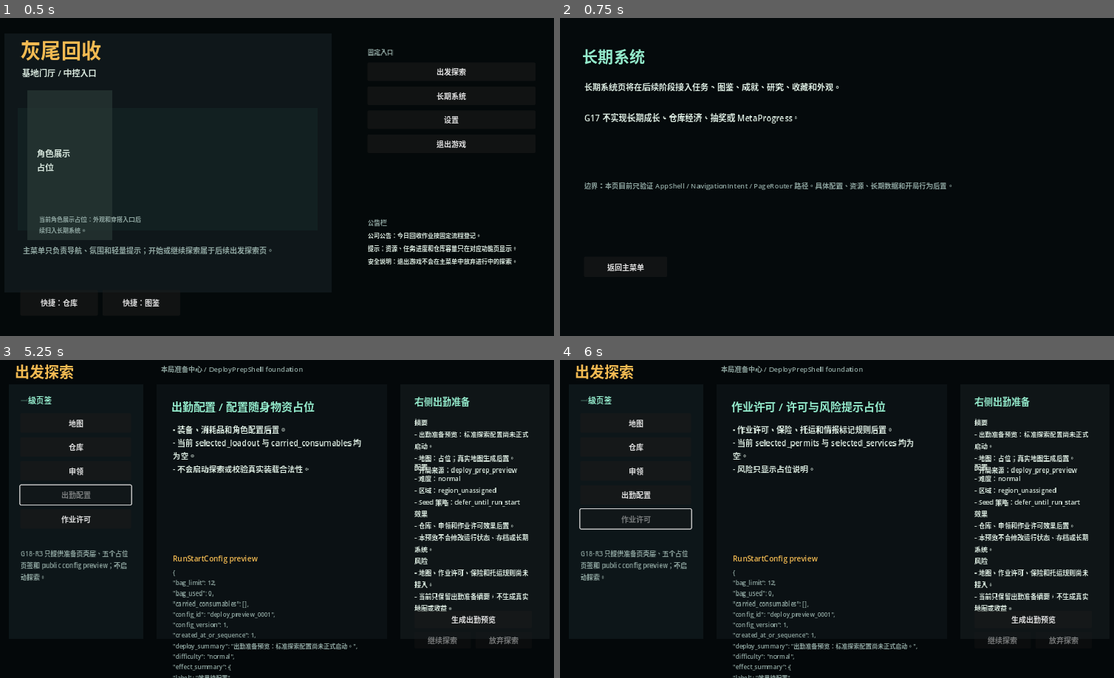
Above: before the commit, frames 1-4 (two rows, left to right).
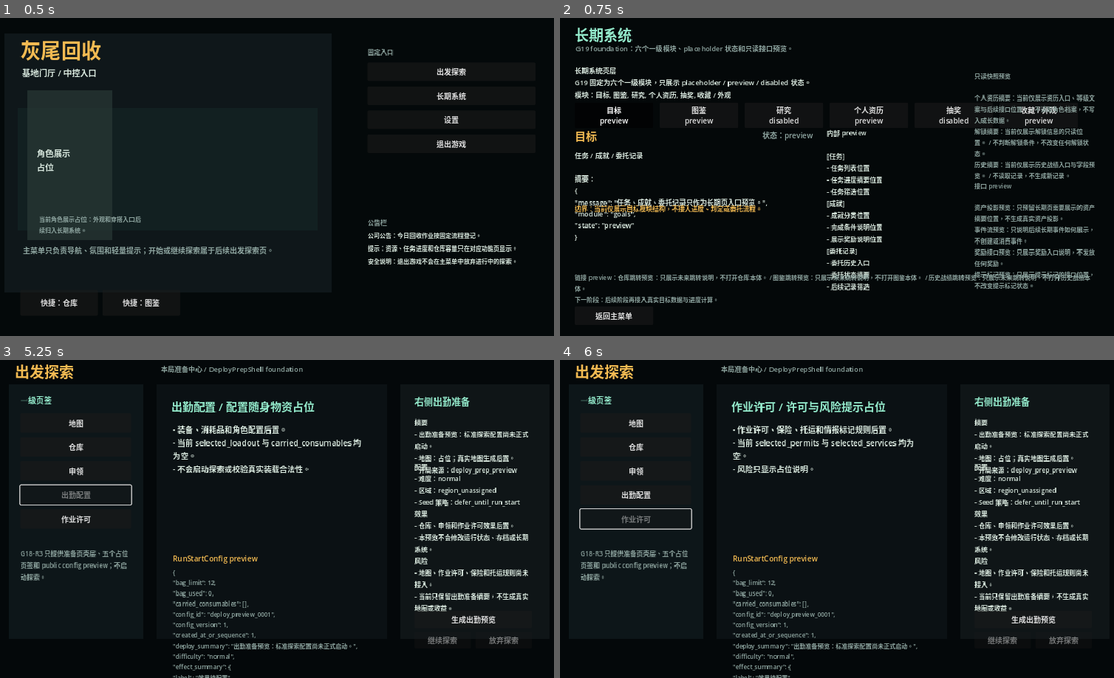
Above: after the commit, the same moments.

Repository: yanoutrageous/Game1
Game: Godot game, scene res://scenes/main/main.tscn
Two runs of this game, one before a commit and one after it. Both use one fixed random seed, a clock stepped at 60 frames per second and the inputs below.
Inputs:
- Up to frame 1 (0.5 s): no input
- Up to frame 2 (0.75 s): click "长期系统" at 0.5 s
- Up to frame 3 (5.25 s): click "返回主菜单" at 1.25 s; click "出发探索" at 2 s; click "地图" at 2.75 s; click "仓库" at 3.5 s; click "申领" at 4.25 s; click "出勤配置" at 5 s
- Up to frame 4 (6 s): click "作业许可" at 5.75 s

Frame 1 is identical in both runs. In frame 2, 12% of the frame differs, in the area x 2-97%, y 3-96%; in frame 3, less than 0.1%; in frame 4, less than 0.1%.

Commit message:
feat(godot): add long term shell foundation

Diff:
--- a/Godot/GraytailGodot/scripts/ui/app_shell/app_shell.gd
+++ b/Godot/GraytailGodot/scripts/ui/app_shell/app_shell.gd
@@ -5,6 +5,7 @@
 const PageRouterScript := preload("res://scripts/ui/app_shell/page_router.gd")
 const MainMenuShellScript := preload("res://scripts/ui/main_menu/main_menu_shell.gd")
 const DeployPrepShellScript := preload("res://scripts/ui/deploy_prep/deploy_prep_shell.gd")
+const LongTermShellScript := preload("res://scripts/ui/long_term/long_term_shell.gd")
 
 signal host_route_requested(intent: Dictionary)
 
@@ -22,11 +23,7 @@
 	set_anchors_preset(Control.PRESET_FULL_RECT)
 	_build_main_menu()
 	_build_deploy_prep()
-	long_term_page = _build_placeholder_page(
-		"LongTermPlaceholderPage",
-		"长期系统",
-		"长期系统页将在后续阶段接入任务、图鉴、成就、研究、收藏和外观。\n\nG17 不实现长期成长、仓库经济、抽奖或 MetaProgress。"
-	)
+	_build_long_term()
 	settings_page = _build_placeholder_page(
 		"SettingsPlaceholderPage",
 		"设置",
@@ -40,6 +37,8 @@
 	current_snapshot = snapshot.duplicate(true)
 	if deploy_page != null and deploy_page.has_method("apply_snapshot"):
 		deploy_page.call("apply_snapshot", current_snapshot)
+	if long_term_page != null and long_term_page.has_method("apply_snapshot"):
+		long_term_page.call("apply_snapshot", current_snapshot)
 	_refresh_exit_confirm_text()
 
 
@@ -57,6 +56,8 @@
 
 func show_long_term(_entry_id: StringName = &"overview") -> void:
 	_set_page_visible(long_term_page)
+	if long_term_page != null and long_term_page.has_method("show_module"):
+		long_term_page.call("show_module", _entry_id)
 	_hide_exit_confirm()
 
 
@@ -98,6 +99,13 @@
 	deploy_page.call("build")
 	if deploy_page.has_signal("deploy_start_intent_requested"):
 		deploy_page.connect("deploy_start_intent_requested", _on_deploy_start_intent_requested)
+
+
+func _build_long_term() -> void:
+	long_term_page = LongTermShellScript.new() as Control
+	long_term_page.name = "LongTermShell"
+	add_child(long_term_page)
+	long_term_page.call("build")
 
 
 func _build_placeholder_page(page_name: String, title: String, body: String) -> Control:
@@ -154,9 +162,9 @@
 		PageRouterScript.PAGE_DEPLOY_PLACEHOLDER:
 			var deploy_payload := NavigationIntentScript.payload(intent)
 			show_deploy(StringName(deploy_payload.get("tab", &"overview")))
-		PageRouterScript.PAGE_LONG_TERM_PLACEHOLDER:
+		PageRouterScript.PAGE_LONG_TERM:
 			var long_term_payload := NavigationIntentScript.payload(intent)
-			show_long_term(StringName(long_term_payload.get("entry_id", &"overview")))
+			show_long_term(StringName(long_term_payload.get("module_id", long_term_payload.get("entry_id", &"goals"))))
 		PageRouterScript.PAGE_SETTINGS_PLACEHOLDER:
 			show_settings()
 		PageRouterScript.PAGE_EXIT_CONFIRM:
--- a/Godot/GraytailGodot/scripts/ui/app_shell/navigation_intent.gd
+++ b/Godot/GraytailGodot/scripts/ui/app_shell/navigation_intent.gd
@@ -46,6 +46,19 @@
 	return make(TARGET_DEPLOY, source, deploy_payload)
 
 
+static func make_long_term(source: StringName = &"unknown", module_id: StringName = &"goals", payload: Dictionary = {}) -> Dictionary:
+	var long_term_payload := {
+		"module_id": module_id,
+		"entry_id": module_id,
+		"source_page": StringName(payload.get("source_page", source)),
+		"preview_only": bool(payload.get("preview_only", true)),
+	}
+	for key in payload.keys():
+		if not long_term_payload.has(key):
+			long_term_payload[key] = payload[key]
+	return make(TARGET_LONG_TERM, source, long_term_payload)
+
+
 static func target(intent: Dictionary) -> StringName:
 	return StringName(intent.get("target", TARGET_MAIN_MENU))
 
--- a/Godot/GraytailGodot/scripts/ui/app_shell/page_router.gd
+++ b/Godot/GraytailGodot/scripts/ui/app_shell/page_router.gd
@@ -6,7 +6,8 @@
 const PAGE_MAIN_MENU := &"main_menu"
 const PAGE_DEPLOY_PREP := &"deploy_prep"
 const PAGE_DEPLOY_PLACEHOLDER := PAGE_DEPLOY_PREP
-const PAGE_LONG_TERM_PLACEHOLDER := &"long_term_placeholder"
+const PAGE_LONG_TERM := &"long_term"
+const PAGE_LONG_TERM_PLACEHOLDER := PAGE_LONG_TERM
 const PAGE_SETTINGS_PLACEHOLDER := &"settings_placeholder"
 const PAGE_EXIT_CONFIRM := &"exit_confirm"
 const PAGE_RUN := &"run"
@@ -18,7 +19,7 @@
 		NavigationIntentScript.TARGET_DEPLOY:
 			return _route(PAGE_DEPLOY_PREP, intent)
 		NavigationIntentScript.TARGET_LONG_TERM:
-			return _route(PAGE_LONG_TERM_PLACEHOLDER, intent)
+			return _route(PAGE_LONG_TERM, intent)
 		NavigationIntentScript.TARGET_SETTINGS:
 			return _route(PAGE_SETTINGS_PLACEHOLDER, intent)
 		NavigationIntentScript.TARGET_EXIT:
--- /dev/null
+++ b/Godot/GraytailGodot/scripts/ui/long_term/long_term_model.gd
@@ -0,0 +1,62 @@
+extends RefCounted
+class_name LongTermModel
+
+const LongTermSnapshotScript := preload("res://scripts/ui/long_term/long_term_snapshot.gd")
+const LongTermTabModelScript := preload("res://scripts/ui/long_term/long_term_tab_model.gd")
+
+
+static func build(selected_module_id: StringName = &"goals", source: StringName = &"long_term_shell") -> Dictionary:
+	var modules: Array = LongTermTabModelScript.build_modules()
+	var safe_module_id := selected_module_id
+	if safe_module_id == &"":
+		safe_module_id = LongTermTabModelScript.default_module_id()
+	var current_module: Dictionary = LongTermTabModelScript.find_module(modules, safe_module_id)
+	var module_summaries: Dictionary = LongTermTabModelScript.module_summaries(modules)
+	var snapshot: Dictionary = LongTermSnapshotScript.default_snapshot(module_summaries, source)
+	return {
+		"selected_module_id": StringName(current_module.get("id", LongTermTabModelScript.default_module_id())),
+		"overview_summary": _overview_summary(modules),
+		"modules": modules.duplicate(true),
+		"current_module": current_module.duplicate(true),
+		"placeholder_panel": _placeholder_panel(current_module),
+		"snapshot_preview": snapshot.duplicate(true),
+		"disabled_reason": String(current_module.get("reason", "")) if StringName(current_module.get("state", &"")) == LongTermTabModelScript.STATE_DISABLED else "",
+		"next_stage_notes": _next_stage_notes(modules),
+	}
+
+
+static func _overview_summary(modules: Array) -> Dictionary:
+	return {
+		"title": "长期系统壳层",
+		"state": "foundation",
+		"module_count": modules.size(),
+		"message": "G19 固定为六个一级模块，只展示 placeholder / preview / disabled 状态。",
+		"modules": [
+			"目标",
+			"图鉴",
+			"研究",
+			"个人资历",
+			"抽奖",
+			"收藏 / 外观",
+		],
+	}
+
+
+static func _placeholder_panel(module: Dictionary) -> Dictionary:
+	return {
+		"title": module.get("title", ""),
+		"state": module.get("state", &"preview"),
+		"description": module.get("description", ""),
+		"reason": module.get("reason", ""),
+		"summary": (module.get("summary", {}) as Dictionary).duplicate(true),
+		"child_preview_groups": (module.get("child_preview_groups", []) as Array).duplicate(true),
+		"link_preview": (module.get("link_preview", {}) as Dictionary).duplicate(true),
+		"next_stage_note": module.get("next_stage_note", ""),
+	}
+
+
+static func _next_stage_notes(modules: Array) -> Array:
+	var notes := []
+	for module: Dictionary in modules:
+		notes.append("%s：%s" % [String(module.get("title", "")), String(module.get("next_stage_note", ""))])
+	return notes
--- /dev/null
+++ b/Godot/GraytailGodot/scripts/ui/long_term/long_term_shell.gd
@@ -0,0 +1,204 @@
+extends Control
+class_name LongTermShell
+
+const LongTermModelScript := preload("res://scripts/ui/long_term/long_term_model.gd")
+const LongTermTabModelScript := preload("res://scripts/ui/long_term/long_term_tab_model.gd")
+
+var current_model: Dictionary = {}
+var selected_module_id: StringName = &"goals"
+var tab_buttons: Dictionary = {}
+var overview_label: Label
+var module_title_label: Label
+var module_state_label: Label
+var module_body_label: Label
+var module_reason_label: Label
+var child_preview_label: Label
+var snapshot_label: Label
+var interface_preview_label: Label
+var next_stage_label: Label
+
+
+func build(model: Dictionary = {}) -> void:
+	_clear_children()
+	set_anchors_preset(Control.PRESET_FULL_RECT)
+	current_model = model.duplicate(true) if not model.is_empty() else LongTermModelScript.build(selected_module_id)
+	selected_module_id = StringName(current_model.get("selected_module_id", selected_module_id))
+	_build_static_layout()
+	_refresh_from_model()
+
+
+func apply_snapshot(_snapshot: Dictionary) -> void:
+	current_model = LongTermModelScript.build(selected_module_id, &"app_shell_snapshot_preview")
+	_refresh_from_model()
+
+
+func show_module(module_id: StringName = &"goals") -> void:
+	selected_module_id = module_id
+	if selected_module_id == &"":
+		selected_module_id = LongTermTabModelScript.default_module_id()
+	current_model = LongTermModelScript.build(selected_module_id)
+	_refresh_from_model()
+
+
+func get_selected_module_id() -> StringName:
+	return selected_module_id
+
+
+func _build_static_layout() -> void:
+	_add_color_rect(self, "LongTermBackdrop", Rect2(0, 0, 1280, 720), Color(0.018, 0.032, 0.038, 1.0))
+	_add_label(self, "LongTermTitle", Rect2(64, 42, 520, 42), "长期系统", 31, PresentationTheme.color_for_key(&"ui.accent"))
+	_add_label(self, "LongTermSubtitle", Rect2(66, 84, 760, 42), "G19 foundation：六个一级模块、placeholder 状态和只读接口预览。", 15, PresentationTheme.color_for_key(&"ui.muted"))
+	overview_label = _add_label(self, "LongTermOverview", Rect2(64, 132, 1120, 72), "", 15, PresentationTheme.text_color())
+	_build_tab_buttons()
+	module_title_label = _add_label(self, "LongTermModuleTitle", Rect2(64, 268, 400, 34), "", 24, PresentationTheme.color_for_key(&"ui.warning"))
+	module_state_label = _add_label(self, "LongTermModuleState", Rect2(470, 272, 260, 28), "", 16, PresentationTheme.color_for_key(&"ui.muted"))
+	module_body_label = _add_label(self, "LongTermModuleBody", Rect2(64, 316, 500, 112), "", 15, PresentationTheme.text_color())
+	module_reason_label = _add_label(self, "LongTermModuleReason", Rect2(64, 432, 500, 62), "", 14, PresentationTheme.color_for_key(&"ui.warning"))
+	child_preview_label = _add_label(self, "LongTermChildPreview", Rect2(610, 268, 290, 294), "", 14, PresentationTheme.text_color())
+	snapshot_label = _add_label(self, "LongTermSnapshotPreview", Rect2(930, 146, 270, 220), "", 13, PresentationTheme.color_for_key(&"ui.muted"))
+	interface_preview_label = _add_label(self, "LongTermInterfacePreview", Rect2(930, 384, 270, 162), "", 13, PresentationTheme.color_for_key(&"ui.muted"))
+	next_stage_label = _add_label(self, "LongTermNextStage", Rect2(64, 582, 1136, 72), "", 13, PresentationTheme.color_for_key(&"ui.muted"))
+	_add_button(self, "LongTermBackButton", Rect2(64, 656, 170, 40), "返回主菜单", Callable(self, "_request_back_to_main"))
+
+
+func _build_tab_buttons() -> void:
+	tab_buttons.clear()
+	var modules: Array = current_model.get("modules", [])
+	var index := 0
+	for module: Dictionary in modules:
+		var module_id := StringName(module.get("id", &""))
+		var title := String(module.get("title", ""))
+		var state := String(module.get("state", "preview"))
+		var button := _add_button(self, "LongTermTab_%s" % String(module_id), Rect2(64 + index * 184, 214, 170, 42), "%s\n%s" % [title, state], Callable(self, "_on_module_tab_pressed").bind(module_id))
+		button.toggle_mode = true
+		tab_buttons[module_id] = button
+		index += 1
+
+
+func _on_module_tab_pressed(module_id: StringName) -> void:
+	show_module(module_id)
+
+
+func _request_back_to_main() -> void:
+	if get_parent() != null and get_parent().has_method("show_main"):
+		get_parent().call("show_main")
+
+
+func _refresh_from_model() -> void:
+	if overview_label == null:
+		return
+	selected_module_id = StringName(current_model.get("selected_module_id", selected_module_id))
+	var overview: Dictionary = current_model.get("overview_summary", {})
+	overview_label.text = "%s\n%s\n模块：%s" % [
+		String(overview.get("title", "长期系统壳层")),
+		String(overview.get("message", "")),
+		", ".join(overview.get("modules", []) as Array),
+	]
+	var panel: Dictionary = current_model.get("placeholder_panel", {})
+	module_title_label.text = String(panel.get("title", ""))
+	module_state_label.text = "状态：%s" % String(panel.get("state", "preview"))
+	module_body_label.text = "%s\n\n摘要：\n%s" % [
+		String(panel.get("description", "")),
+		_format_dictionary(panel.get("summary", {})),
+	]
+	module_reason_label.text = "边界：%s" % String(panel.get("reason", ""))
+	child_preview_label.text = "内部 preview\n\n%s" % _format_child_groups(panel.get("child_preview_groups", []) as Array)
+	var snapshot: Dictionary = current_model.get("snapshot_preview", {})
+	snapshot_label.text = "只读快照预览\n\n%s\n%s\n%s" % [
+		_format_snapshot_section(snapshot.get("profile_snapshot", {})),
+		_format_snapshot_section(snapshot.get("unlock_snapshot", {})),
+		_format_snapshot_section(snapshot.get("history_snapshot", {})),
+	]
+	interface_preview_label.text = "接口 preview\n\n%s\n%s\n%s\n%s" % [
+		_format_preview_line(snapshot, "asset_projection_preview"),
+		_format_preview_line(snapshot, "event_flow_preview"),
+		_format_preview_line(snapshot, "reward_preview"),
+		_format_preview_line(snapshot, "red_dot_preview"),
+	]
+	next_stage_label.text = "链接 preview：%s / %s / %s\n下一阶段：%s" % [
+		_format_preview_line(snapshot, "inventory_link_preview"),
+		_format_preview_line(snapshot, "codex_link_preview"),
+		_format_preview_line(snapshot, "history_link_preview"),
+		String(panel.get("next_stage_note", "")),
+	]
+	_refresh_tab_buttons()
+
+
+func _refresh_tab_buttons() -> void:
+	for module_id in tab_buttons.keys():
+		var button := tab_buttons[module_id] as Button
+		if button != null:
+			button.button_pressed = StringName(module_id) == selected_module_id
+
+
+func _format_child_groups(groups: Array) -> String:
+	var lines := []
+	for group: Dictionary in groups:
+		lines.append("[%s]" % String(group.get("title", "")))
+		for item in group.get("items", []):
+			lines.append("- %s" % String(item))
+	return "\n".join(lines)
+
+
+func _format_snapshot_section(raw_section: Variant) -> String:
+	var section: Dictionary = raw_section if raw_section is Dictionary else {}
+	var lines: Array = section.get("lines", [])
+	return "%s：%s" % [String(section.get("title", "")), " / ".join(lines)]
+
+
+func _format_preview_line(snapshot: Dictionary, key: String) -> String:
+	var section: Dictionary = snapshot.get(key, {})
+	return "%s：%s" % [String(section.get("title", key)), String(section.get("message", ""))]
+
+
+func _format_dictionary(value: Variant) -> String:
+	if value is Dictionary:
+		return JSON.stringify(value, "\t")
+	return String(value)
+
+
+func _clear_children() -> void:
+	for child in get_children():
+		remove_child(child)
+		child.queue_free()
+
+
+func _add_button(parent: Control, node_name: String, rect: Rect2, text: String, callback: Callable) -> Button:
+	var button := Button.new()
+	button.name = node_name
+	button.text = text
+	button.offset_left = rect.position.x
+	button.offset_top = rect.position.y
+	button.offset_right = rect.position.x + rect.size.x
+	button.offset_bottom = rect.position.y + rect.size.y
+	button.pressed.connect(callback)
+	parent.add_child(button)
+	return button
+
+
+func _add_label(parent: Control, node_name: String, rect: Rect2, text: String, font_size: int, color: Color) -> Label:
+	var label := Label.new()
+	label.name = node_name
+	label.text = text
+	label.offset_left = rect.position.x
+	label.offset_top = rect.position.y
+	label.offset_right = rect.position.x + rect.size.x
+	label.offset_bottom = rect.position.y + rect.size.y
+	label.autowrap_mode = TextServer.AUTOWRAP_WORD_SMART
+	label.add_theme_color_override("font_color", color)
+	label.add_theme_font_size_override("font_size", font_size)
+	parent.add_child(label)
+	return label
+
+
+func _add_color_rect(parent: Control, node_name: String, rect: Rect2, color: Color) -> ColorRect:
+	var color_rect := ColorRect.new()
+	color_rect.name = node_name
+	color_rect.color = color
+	color_rect.offset_left = rect.position.x
+	color_rect.offset_top = rect.position.y
+	color_rect.offset_right = rect.position.x + rect.size.x
+	color_rect.offset_bottom = rect.position.y + rect.size.y
+	color_rect.mouse_filter = Control.MOUSE_FILTER_IGNORE
+	parent.add_child(color_rect)
+	return color_rect
--- /dev/null
+++ b/Godot/GraytailGodot/scripts/ui/long_term/long_term_snapshot.gd
@@ -0,0 +1,78 @@
+extends RefCounted
+class_name LongTermSnapshot
+
+const SCHEMA_VERSION := 1
+
+
+static func default_snapshot(module_summaries: Dictionary = {}, source: StringName = &"long_term_shell") -> Dictionary:
+	return {
+		"schema_version": SCHEMA_VERSION,
+		"profile_snapshot": {
+			"title": "个人资历摘要",
+			"state": "display_only",
+			"lines": [
+				"当前仅展示资历入口、等级文案与后续接口位置。",
+				"不读取角色档案，不写入成长数据。",
+			],
+		},
+		"unlock_snapshot": {
+			"title": "解锁摘要",
+			"state": "display_only",
+			"lines": [
+				"当前仅展示解锁信息的只读位置。",
+				"不判断解锁条件，不改变任何解锁状态。",
+			],
+		},
+		"history_snapshot": {
+			"title": "历史摘要",
+			"state": "display_only",
+			"lines": [
+				"当前仅展示历史战绩入口与字段预览。",
+				"不读取记录，不生成新记录。",
+			],
+		},
+		"overview_summary": {
+			"title": "长期系统总览",
+			"state": "preview",
+			"module_count": module_summaries.size(),
+			"message": "G19 只建立长期系统壳层、六个一级模块和只读接口预览。",
+		},
+		"module_summaries": module_summaries.duplicate(true),
+		"asset_projection_preview": {
+			"title": "资产投影预览",
+			"state": "display_only",
+			"message": "只预留长期页需要展示的资产摘要位置，不生成真实资产投影。",
+		},
+		"event_flow_preview": {
+			"title": "事件流预览",
+			"state": "display_only",
+			"message": "只说明后续长期事件如何展示，不创建或消费事件。",
+		},
+		"reward_preview": {
+			"title": "奖励接口预览",
+			"state": "display_only",
+			"message": "只展示奖励入口说明，不发放任何奖励。",
+		},
+		"red_dot_preview": {
+			"title": "提示标记预览",
+			"state": "display_only",
+			"message": "只展示提示标记的接口位置，不改变提示标记状态。",
+		},
+		"inventory_link_preview": {
+			"title": "仓库跳转预览",
+			"state": "display_only",
+			"message": "只展示未来跳转说明，不打开仓库本体。",
+		},
+		"codex_link_preview": {
+			"title": "图鉴跳转预览",
+			"state": "display_only",
+			"message": "只展示未来跳转说明，不打开图鉴本体。",
+		},
+		"history_link_preview": {
+			"title": "历史战绩跳转预览",
+			"state": "display_only",
+			"message": "只展示未来跳转说明，不打开历史战绩本体。",
+		},
+		"source": source,
+		"created_at_or_sequence": 0,
+	}
--- /dev/null
+++ b/Godot/GraytailGodot/scripts/ui/long_term/long_term_tab_model.gd
@@ -0,0 +1,189 @@
+extends RefCounted
+class_name LongTermTabModel
+
+const STATE_PREVIEW := &"preview"
+const STATE_DISABLED := &"disabled"
+
+
+static func build_modules() -> Array:
+	return [
+		_module(
+			&"goals",
+			"目标",
+			"任务 / 成就 / 委托记录",
+			STATE_PREVIEW,
+			"当前仅展示目标模块结构，不接入进度、判定或委托流程。",
+			{
+				"module": "goals",
+				"state": "preview",
+				"message": "任务、成就、委托记录只作为长期页入口预览。",
+			},
+			[
+				_group("任务", ["任务列表位置", "任务进度摘要位置", "任务筛选位置"]),
+				_group("成就", ["成就分类位置", "完成条件说明位置", "展示奖励说明位置"]),
+				_group("委托记录", ["委托历史入口", "委托状态摘要", "后续记录筛选"]),
+			],
+			{
+				"label": "目标关联入口",
+				"message": "后续可从任务、成就或委托记录跳转到对应详情；G19 不打开详情本体。",
+			},
+			"后续阶段再接入真实目标数据与进度计算。"
+		),
+		_module(
+			&"codex",
+			"图鉴",
+			"怪物、区域、事件和收集线索的展示入口",
+			STATE_PREVIEW,
+			"当前仅展示图鉴入口，不读取或生成图鉴数据。",
+			{
+				"module": "codex",
+				"state": "preview",
+				"message": "图鉴只作为导航和字段预留。",
+			},
+			[
+				_group("图鉴分类", ["怪物条目位置", "区域条目位置", "事件条目位置"]),
+				_group("发现摘要", ["发现数量位置", "未知条目提示", "后续筛选入口"]),
+			],
+			{
+				"label": "图鉴链接",
+				"message": "只显示未来跳转说明，不打开图鉴本体。",
+			},
+			"后续阶段再接入发现规则和条目详情。"
+		),
+		_module(
+			&"research",
+			"研究",
+			"研究课题、解锁线和长期增益入口",
+			STATE_DISABLED,
+			"研究系统未接入；G19 只显示禁用原因和后续方向。",
+			{
+				"module": "research",
+				"state": "disabled",
+				"message": "研究解锁、消耗和效果均后置。",
+			},
+			[
+				_group("研究课题", ["课题列表位置", "条件说明位置", "后续效果说明位置"]),
+			],
+			{
+				"label": "研究链接",
+				"message": "只展示未来入口，不执行研究解锁。",
+			},
+			"后续阶段再定义研究数据、条件和效果。"
+		),
+		_module(
+			&"profile",
+			"个人资历",
+			"等级、历史战绩、统计、里程碑、称号和奖励入口",
+			STATE_PREVIEW,
+			"当前仅展示个人资历信息架构，不读取或写入资历数据。",
+			{
+				"module": "profile",
+				"state": "preview",
+				"message": "个人资历只展示只读摘要与后续字段位置。",
+			},
+			[
+				_group("资历等级", ["等级摘要位置", "经验说明位置", "等级权益预览"]),
+				_group("历史战绩", ["最近记录位置", "统计入口位置", "筛选入口位置"]),
+				_group("数据统计", ["探索次数位置", "撤离统计位置", "收益摘要位置"]),
+				_group("里程碑", ["里程碑列表位置", "达成提示位置", "阶段说明位置"]),
+				_group("称号 / 徽章", ["称号展示位置", "徽章展示位置", "展示规则说明"]),
+				_group("资历奖励", ["奖励列表位置", "领取条件说明", "后续领取入口"]),
+			],
+			{
+				"label": "个人资历链接",
+				"message": "只显示未来跳转说明，不打开历史战绩或奖励领取本体。",
+			},
+			"后续阶段再接入真实资历、历史战绩和奖励流通。"
+		),
+		_module(
+			&"gacha",
+			"抽奖",
+			"抽取入口、奖池展示和结果历史入口",
+			STATE_DISABLED,
+			"抽奖系统未接入；G19 不实现概率、奖池、结果或消耗。",
+			{
+				"module": "gacha",
+				"state": "disabled",
+				"message": "抽奖只作为长期页信息架构中的禁用入口。",
+			},
+			[
+				_group("抽奖入口", ["奖池说明位置", "消耗说明位置", "结果历史入口"]),
+			],
+			{
+				"label": "抽奖链接",
+				"message": "只展示禁用入口，不执行抽取。",
+			},
+			"后续阶段再独立规划抽奖规则、资源消耗和结果展示。"
+		),
+		_module(
+			&"collection_appearance",
+			"收藏 / 外观",
+			"收藏品、外观库和展示配置入口",
+			STATE_PREVIEW,
+			"当前仅展示收藏与外观结构，不装备外观，不读取收藏数据。",
+			{
+				"module": "collection_appearance",
+				"state": "preview",
+				"message": "收藏与外观只作为 display-only 入口预览。",
+			},
+			[
+				_group("收藏", ["收藏品分类位置", "获得来源说明", "展示墙入口"]),
+				_group("外观", ["角色外观位置", "展示配置位置", "未解锁提示位置"]),
+			],
+			{
+				"label": "收藏 / 外观链接",
+				"message": "只显示未来跳转说明，不切换或应用外观。",
+			},
+			"后续阶段再接入收藏来源、外观库和展示配置。"
+		),
+	]
+
+
+static func default_module_id() -> StringName:
+	return &"goals"
+
+
+static func find_module(modules: Array, module_id: StringName) -> Dictionary:
+	for module: Dictionary in modules:
+		if StringName(module.get("id", &"")) == module_id:
+			return module.duplicate(true)
+	return (modules[0] as Dictionary).duplicate(true) if not modules.is_empty() else {}
+
+
+static func module_summaries(modules: Array) -> Dictionary:
+	var summaries := {}
+	for module: Dictionary in modules:
+		summaries[String(module.get("id", &""))] = (module.get("summary", {}) as Dictionary).duplicate(true)
+	return summaries
+
+
+static func _module(
+	id: StringName,
+	title: String,
+	subtitle: String,
+	state: StringName,
+	reason: String,
+	summary: Dictionary,
+	child_preview_groups: Array,
+	link_preview: Dictionary,
+	next_stage_note: String
+) -> Dictionary:
+	return {
+		"id": id,
+		"title": title,
+		"subtitle": subtitle,
+		"description": subtitle,
+		"state": state,
+		"reason": reason,
+		"summary": summary.duplicate(true),
+		"child_preview_groups": child_preview_groups.duplicate(true),
+		"link_preview": link_preview.duplicate(true),
+		"next_stage_note": next_stage_note,
+	}
+
+
+static func _group(title: String, items: Array) -> Dictionary:
+	return {
+		"title": title,
+		"items": items.duplicate(true),
+	}
Not shown, changed: Godot/GraytailGodot/docs/GODOT_CURRENT_STATUS.md
Not shown, changed: Godot/GraytailGodot/docs/MANUAL_PLAYTEST_GUIDE.md
Not shown, changed: docs/DOCS_INDEX.md
Not shown, changed: docs/ENGINEERING_STATUS.md
Not shown, changed: docs/MILESTONES.md
Not shown, changed: docs/NEXT_HANDOFF.md
Not shown, changed: docs/PROJECT_BASELINE.md
Not shown, added: docs/handoff/HANDOFF_G19_LONG_TERM_SHELL_FOUNDATION.md
Not shown, added: docs/validation/G19_LONG_TERM_SHELL_FOUNDATION_VALIDATION.md
